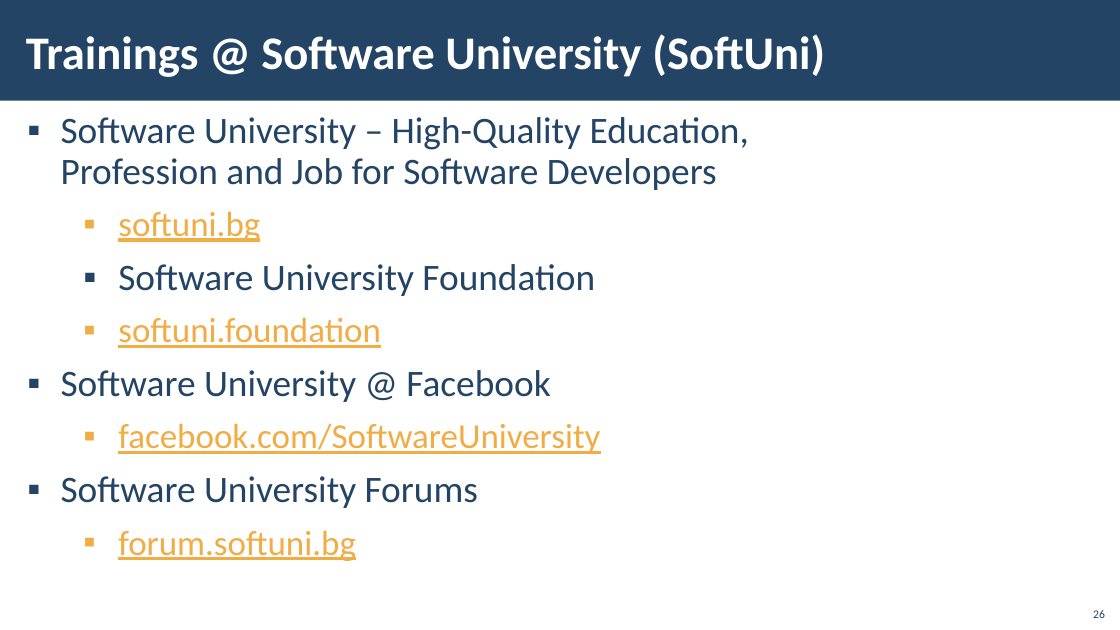
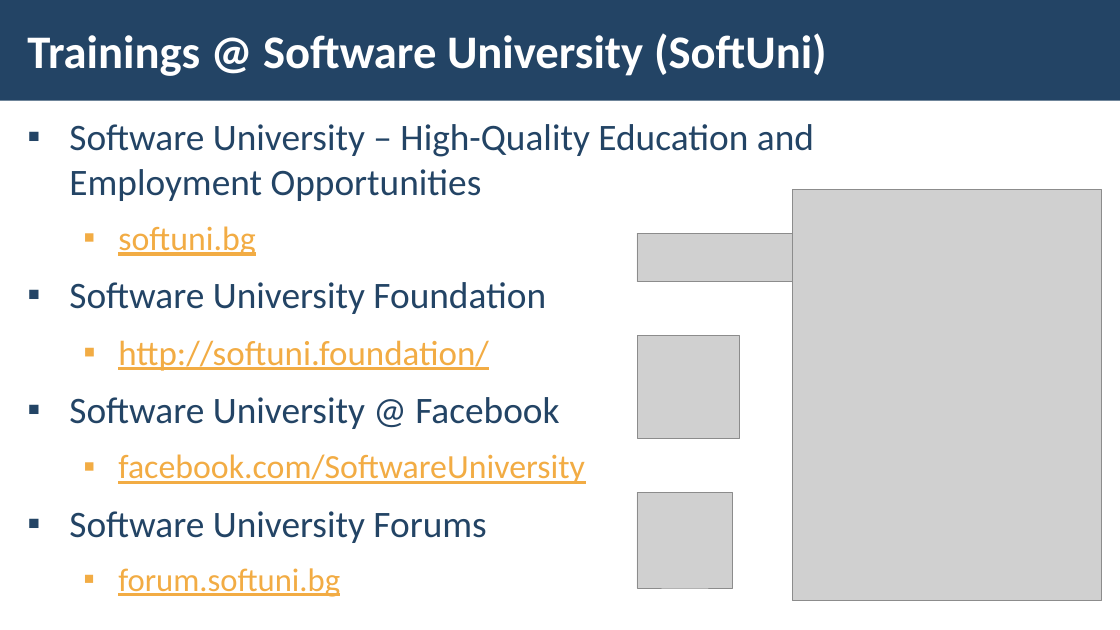
Before and after one commit to IvanVarbanov/SoftUni, a slide deck: slide 28 of JavaScript/05.JavaScript-Back-End/09.Session-and-Authentication/05. Sessions-and-Authentication.pptx (slide 26 before the commit). Drawn at 1120x630 pixels with LibreOffice and Linux fonts; fonts in the diff are those of the drawing; grey boxes stand for pictures; background and template pictures are left out. Boxes give left, top, right and bottom in pixels: in the first picture for what was removed or moved away, otherwise in the second. Text is boxed around its words. In the diff, an @@ line names an element or a change of style, - is before the commit and + after.

```diff
--- a/JavaScript/05.JavaScript-Back-End/09.Session-and-Authentication/05. Sessions-and-Authentication.pptx
+++ b/JavaScript/05.JavaScript-Back-End/09.Session-and-Authentication/05. Sessions-and-Authentication.pptx
@@ text at (69, 124, 814, 201): text changed @@
-▪ Software University – High-Quality Education, Profession and Job for Software Developers
+▪ Software University – High-Quality Education and
+  Employment Opportunities
@@ picture added at (792, 189, 1102, 601) @@
@@ text at (69, 226, 584, 597): size 30 to 29 pt in "softuni.bg", "facebook.com/SoftwareUniversity"; size 30 to 28 pt in "forum.softuni.bg"; line spacing 0.9 to 1; list level 2 to 1 in "Software University Foundation"; indent changed @@
@@ picture added at (637, 234, 832, 282) @@
@@ text at (118, 340, 489, 371): text changed @@
-  ▪ softuni.foundation
+  ▪ http://softuni.foundation/
@@ picture added at (637, 336, 739, 439) @@
@@ picture added at (637, 492, 733, 588) @@
@@ page number removed at (1093, 610, 1105, 618) @@
-26
```
Also in this commit, not shown: 24 other slides changed, 4 slides added, 2 slides removed, 26 other files.
